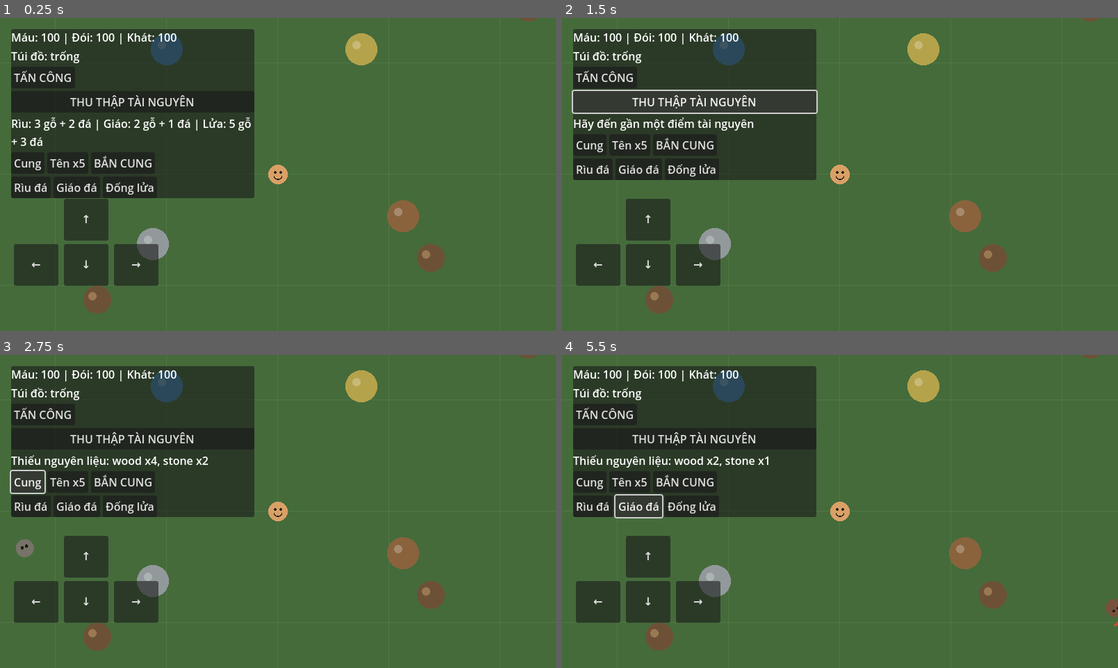
Above: before the commit, frames 1-4 (two rows, left to right).
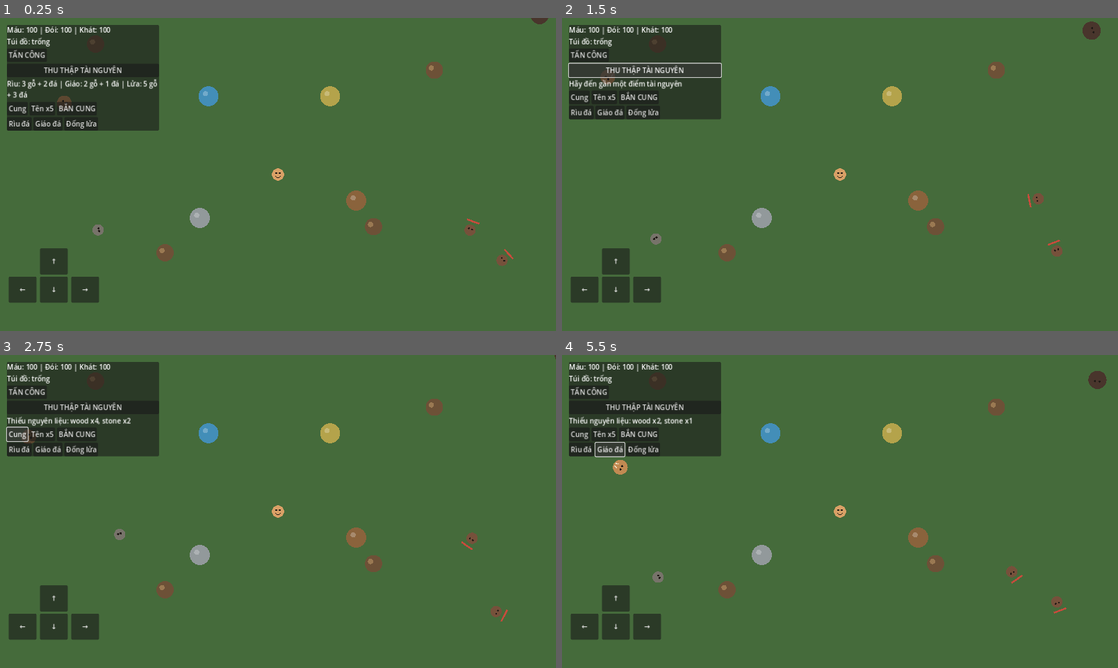
Above: after the commit, the same moments.

Repository: khanhhkt8-hub/Bo-Lac-Tien-Su.
Game: Godot game, scene res://Scenes/Main.tscn
Same seed, same stepped clock (60 frames per second), same inputs: the game is played once before the commit and once after it.
Inputs:
- Up to frame 1 (0.25 s): no input
- Up to frame 2 (1.5 s): click "TẤN CÔNG" at 0.5 s; click "THU THẬP TÀI NGUYÊN" at 1.25 s
- Up to frame 3 (2.75 s): click "Cung" at 2 s
- Up to frame 4 (5.5 s): click "Tên x5" at 2.75 s; click "BẮN CUNG" at 3.5 s; click "Rìu đá" at 4.25 s; click "Giáo đá" at 5 s

The runs differ from the first frame. In frame 1, 25% of the frame differs, in the area x 1-99%, y 0-95%; in frame 2, 24%; in frame 3, 24%; in frame 4, 24%.

Commit message:
Register tribe housing and training autoloads and fix project config

Diff:
--- a/project.godot
+++ b/project.godot
@@ -7,7 +7,13 @@
 run/main_scene="res://Scenes/Main.tscn"
 config/features=PackedStringArray("4.2", "GL Compatibility")
 
-[autoload]\nCampaignSystem="*res://Scripts/Campaign/CampaignSystem.gd"\nTribePopulation="*res://Scripts/Tribe/TribePopulation.gd"\n\n[display]
+[autoload]
+CampaignSystem="*res://Scripts/Campaign/CampaignSystem.gd"
+TribePopulation="*res://Scripts/Tribe/TribePopulation.gd"
+TribeHousingSystem="*res://Scripts/Tribe/TribeHousingSystem.gd"
+TribeTrainingSystem="*res://Scripts/Tribe/TribeTrainingSystem.gd"
+
+[display]
 window/size/viewport_width=1280
 window/size/viewport_height=720
 window/size/window_width_override=960
